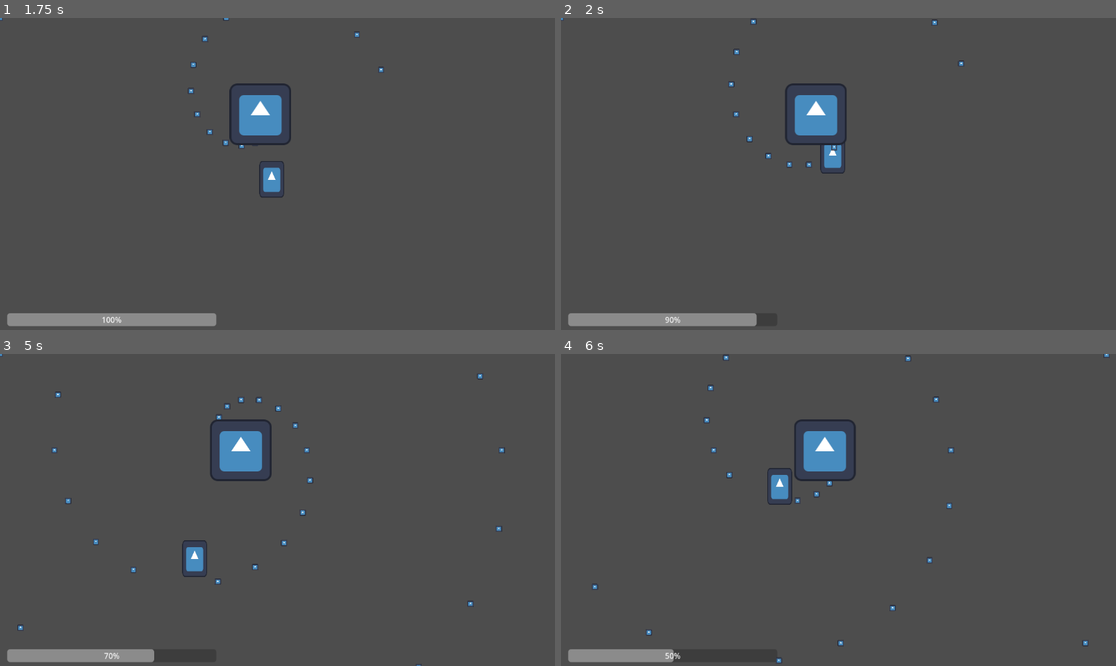
Above: before the commit, frames 1-4 (two rows, left to right).
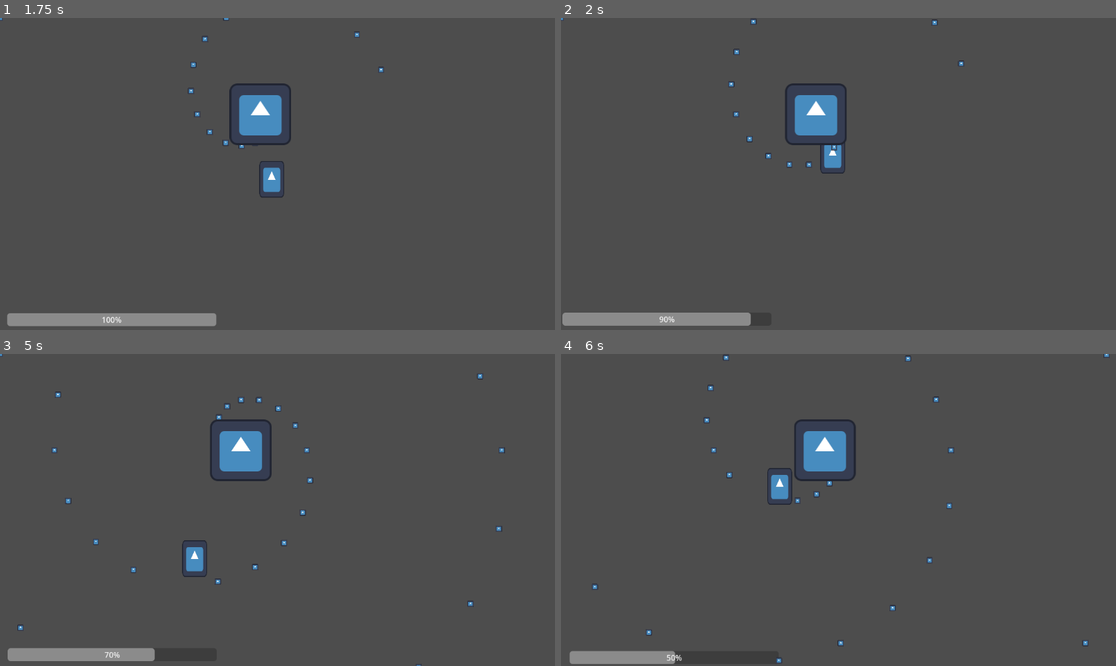
Above: after the commit, the same moments.

Repository: AustereTriceratops/BulletHellEngine
Game: Godot game, scene res://levels/level.tscn
Same seed, same stepped clock (60 frames per second), same inputs: the game is played once before the commit and once after it. The engine's default icon, where the game draws it, is replaced by a stand-in: a white triangle on a blue panel in a dark square.
Inputs:
- Up to frame 1 (1.75 s): hold W (player_up) from 0.53 s (still down)
- Up to frame 2 (2 s): keep holding W (player_up)
- Up to frame 3 (5 s): release W (player_up) at 2.03 s; hold A (player_left) 2.03-3.53 s; hold S (player_down) 3.53-4.28 s; hold D (player_right) from 4.28 s (still down)
- Up to frame 4 (6 s): release D (player_right) at 5.03 s; hold W (player_up) 5.03-5.78 s; hold D (player_right) from 5.78 s (still down)

Frame 1 is identical in both runs. In frame 2, 0.3% of the frame differs, in the area x 0-36%, y 94-99%; in frame 3, 0.3%; in frame 4, 0.3%, in the area x 1-22%, y 94-100%.

Commit message:
UI shakes when player is hit

Diff:
--- a/enemies/enemy.gd
+++ b/enemies/enemy.gd
@@ -32,7 +32,6 @@
 func _ready():
 	mainNode = get_tree().get_root().get_node('Level')
 	bulletsNode = mainNode.get_node("Enemies").get_node("EnemyBullets")
-	#particlesNode = mainNode.get_node("Particles")
 
 func _process(delta):
 	t += delta;
--- a/levels/level.gd
+++ b/levels/level.gd
@@ -1,6 +1,12 @@
 extends Node2D
 
 @export var enemyScene: PackedScene = preload("res://enemies/enemy.tscn")
+
+# ========================
+# ==== CUSTOM METHODS ====
+# ========================
+
+
 
 # ========================
 # ===== NODE METHODS =====
--- a/levels/level.tscn
+++ b/levels/level.tscn
@@ -1,9 +1,11 @@
-[gd_scene load_steps=5 format=3 uid="uid://cwy74via8ycqp"]
+[gd_scene load_steps=6 format=3 uid="uid://cwy74via8ycqp"]
 
 [ext_resource type="Script" path="res://levels/level.gd" id="1_2twt2"]
 [ext_resource type="PackedScene" uid="uid://detv1axhdgtlh" path="res://bullets/Bullet.tscn" id="2_3u8gd"]
 [ext_resource type="PackedScene" uid="uid://gnsp8mu4u6ch" path="res://player/Player.tscn" id="3_wkmk4"]
 [ext_resource type="Script" path="res://ui/uiManager.gd" id="4_pwtq4"]
+
+[sub_resource type="FastNoiseLite" id="FastNoiseLite_0bq4t"]
 
 [node name="Level" type="Node2D"]
 script = ExtResource("1_2twt2")
@@ -21,8 +23,10 @@
 layout_mode = 3
 anchors_preset = 0
 script = ExtResource("4_pwtq4")
+noise = SubResource("FastNoiseLite_0bq4t")
 
 [node name="Healthbar" type="ProgressBar" parent="UI"]
+layout_mode = 0
 offset_left = 15.0
 offset_top = 613.0
 offset_right = 449.0
--- a/player/player.gd
+++ b/player/player.gd
@@ -36,15 +36,7 @@
 	if Input.is_action_pressed('player_down'):
 		position.y += speed * delta
 
-func _on_area_entered(area):
-	print(area)
-	if area.is_in_group("enemy_bullets"):
-		print('deal damage')
-		damage()
-
-
 func _on_body_entered(body):
-	print(body)
 	if body.is_in_group("enemy_bullets"):
 		damage()
 		body.queue_free()
--- a/ui/uiManager.gd
+++ b/ui/uiManager.gd
@@ -1,10 +1,37 @@
 extends Control
+
+@export var noise: FastNoiseLite
 
 var playerNode: Node
 
-func update_healthbar(health):
+var trauma = 0.0
+var traumaDecay = 2.0
+var maxOffset = Vector2(20, 10)
+
+# ========================
+# ==== CUSTOM METHODS ====
+# ========================
+
+func player_damaged(health):
 	$Healthbar.set_value(health)
+	trauma = 1.0
+
+func shake():
+	var amount = pow(trauma, 2)
+	offset_left = amount *	maxOffset.x * randf_range(-1, 1)
+	offset_top = amount *	maxOffset.y * randf_range(-1, 1)
+
+
+# ========================
+# ===== NODE METHODS =====
+# ========================
+
+func _process(delta):
+	print(offset_left)
+	if trauma > 0:
+		trauma = max(trauma - delta*traumaDecay, 0)
+		shake()
 
 func _ready():
 	playerNode = get_tree().get_root().get_node("Level").get_node("Player")
-	playerNode.damaged.connect(update_healthbar);
+	playerNode.damaged.connect(player_damaged);
